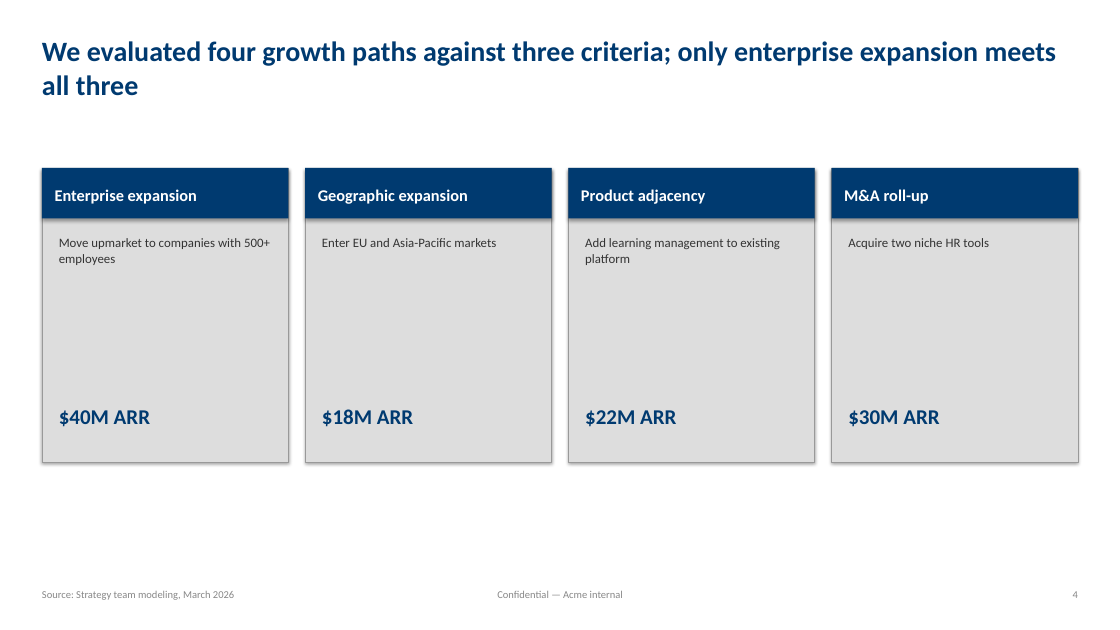
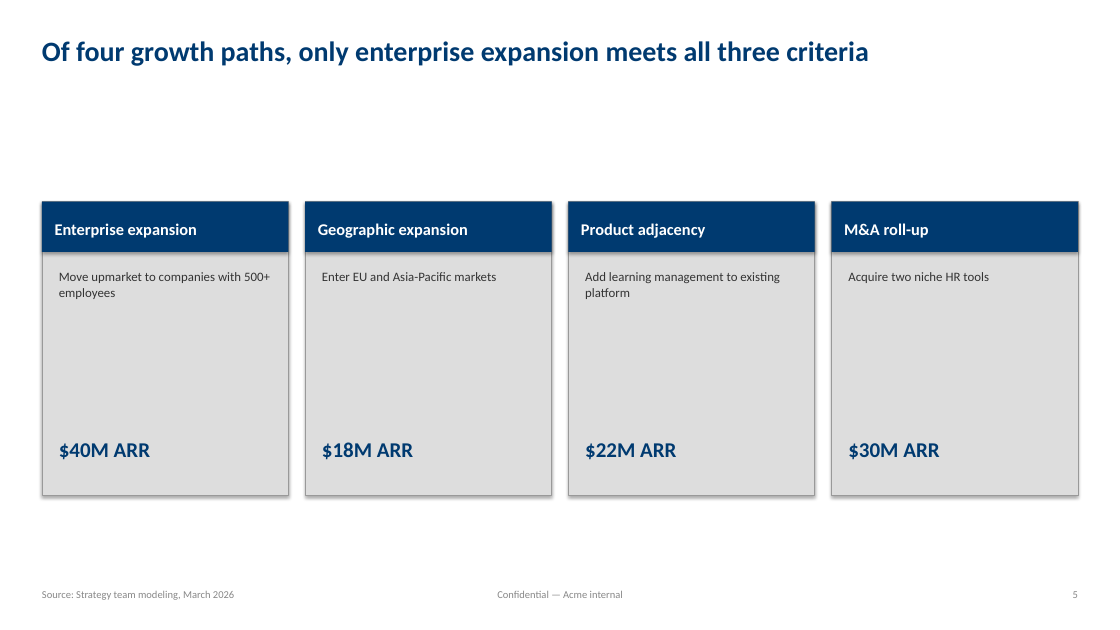
Before and after one commit to alextimmer/claude-skills, a slide deck: slide 6 of plugins/mbb-deck-plugin/skills/mbb-deck/assets/example_deck.pptx (slide 5 before the commit). Drawn at 1120x630 pixels with LibreOffice and Linux fonts; fonts in the diff are those of the drawing. Boxes give left, top, right and bottom in pixels: in the first picture for what was removed or moved away, otherwise in the second. Text is boxed around its words. In the diff, an @@ line names an element or a change of style, - is before the commit and + after.

```diff
--- a/plugins/mbb-deck-plugin/skills/mbb-deck/assets/example_deck.pptx
+++ b/plugins/mbb-deck-plugin/skills/mbb-deck/assets/example_deck.pptx
@@ text at (x1=42, y1=41, x2=869, y2=66): text changed @@
-We evaluated four growth paths against three criteria; only enterprise expansion meets all three
+Of four growth paths, only enterprise expansion meets all three criteria
@@ 12 texts, 8 rectangles moved together from (x1=42, y1=168, x2=1078, y2=462) to (x1=42, y1=202, x2=1078, y2=496) @@
@@ text at (x1=1073, y1=591, x2=1078, y2=598): text changed @@
-4
+5
```
Also in this commit, not shown: 9 other slides changed, 3 slides added, 37 other files.
